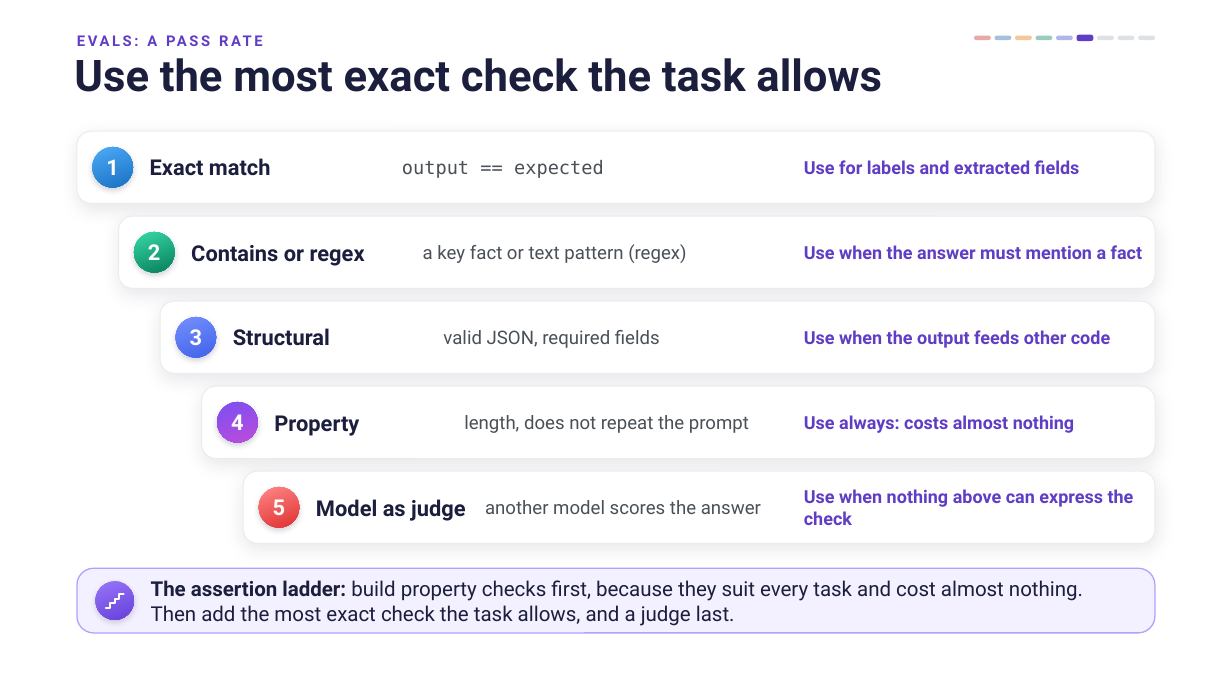
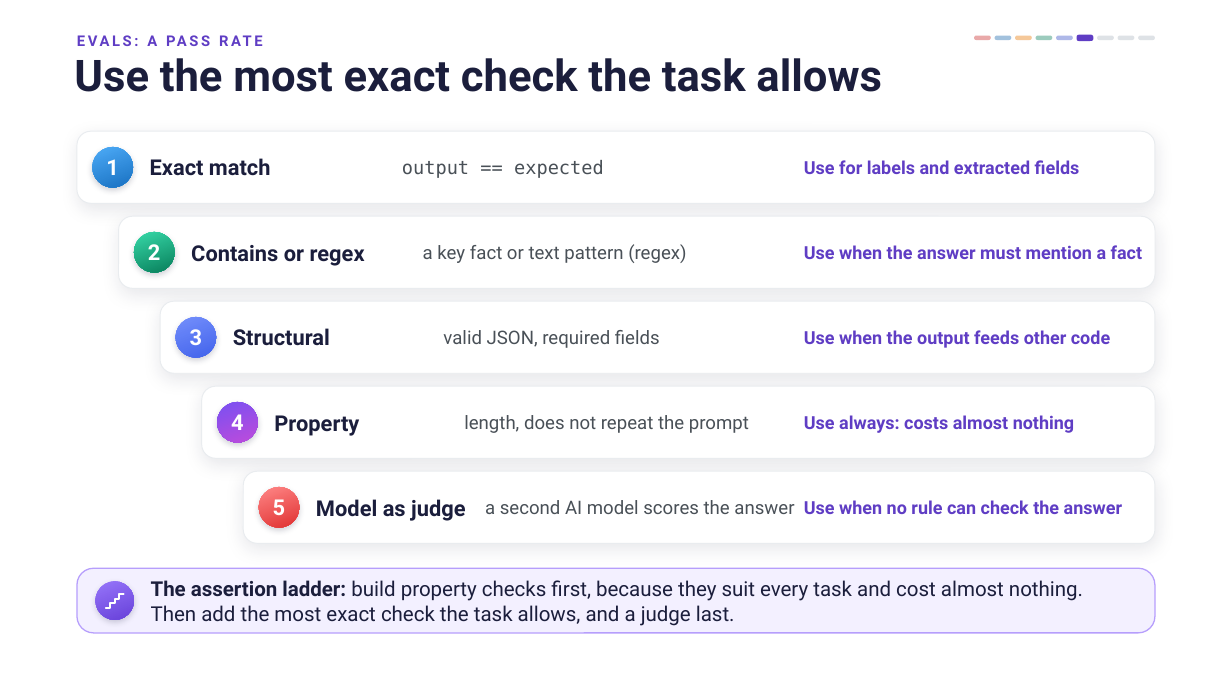
Before and after one commit to Lynch4360/ai-assisted-programming-module, a slide deck: slide 21 of lectures-and-labs/week10/cicd-lecture.pptx (slide 18 before the commit). Drawn at 1232x693 pixels with LibreOffice and Linux fonts; fonts in the diff are those of the drawing; background and template pictures are left out. Boxes give left, top, right and bottom in pixels: in the first picture for what was removed or moved away, otherwise in the second. Text is boxed around its words. In the diff, an @@ line names an element or a change of style, - is before the commit and + after.

```diff
--- a/lectures-and-labs/week10/cicd-lecture.pptx
+++ b/lectures-and-labs/week10/cicd-lecture.pptx
@@ text at <box>485,500,794,514</box>: text changed @@
-another model scores the answer
+a second AI model scores the answer
@@ text at <box>804,500,1122,514</box>: text changed @@
-Use when nothing above can express the check
+Use when no rule can check the answer
```
Also in this commit, not shown: 8 other slides changed, 7 slides added, 3 slides removed, 6 other files.
